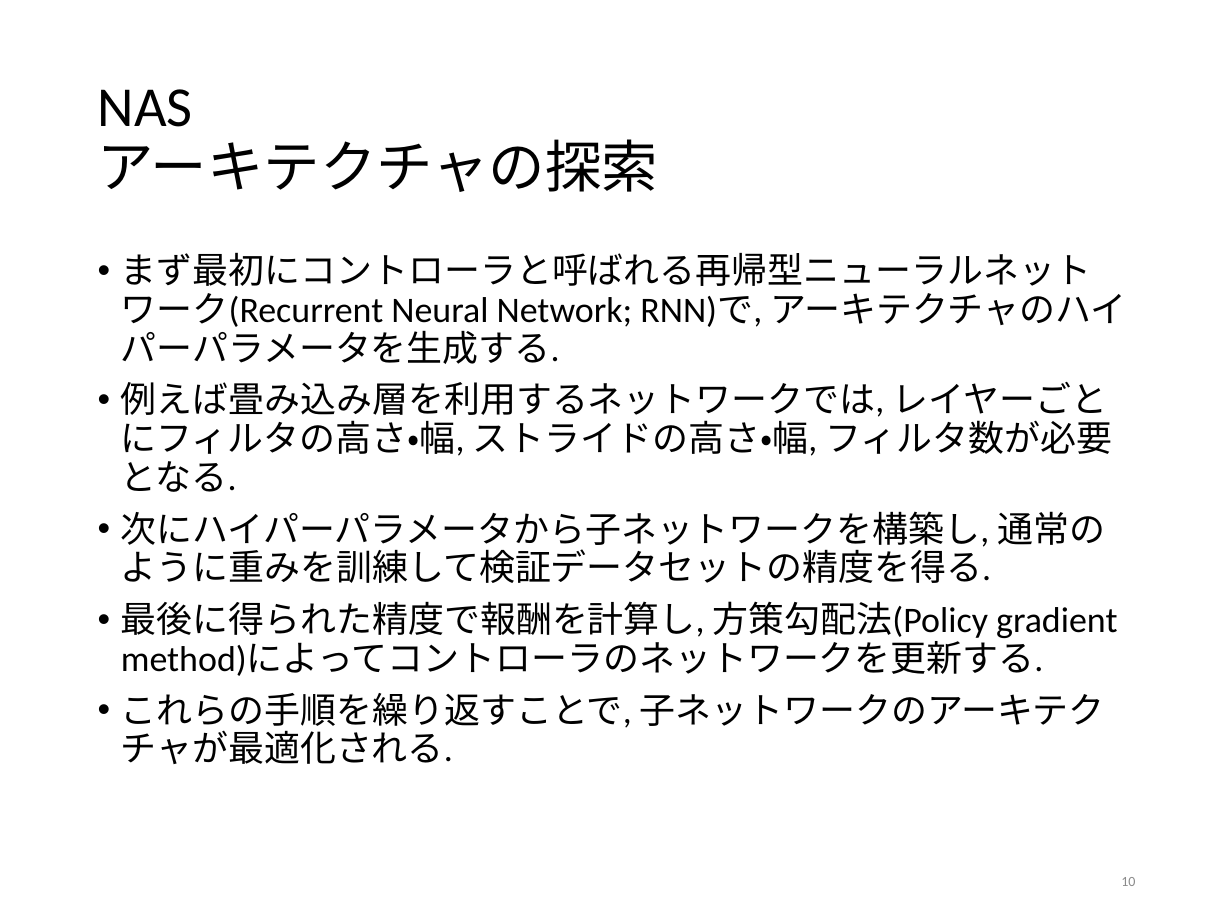
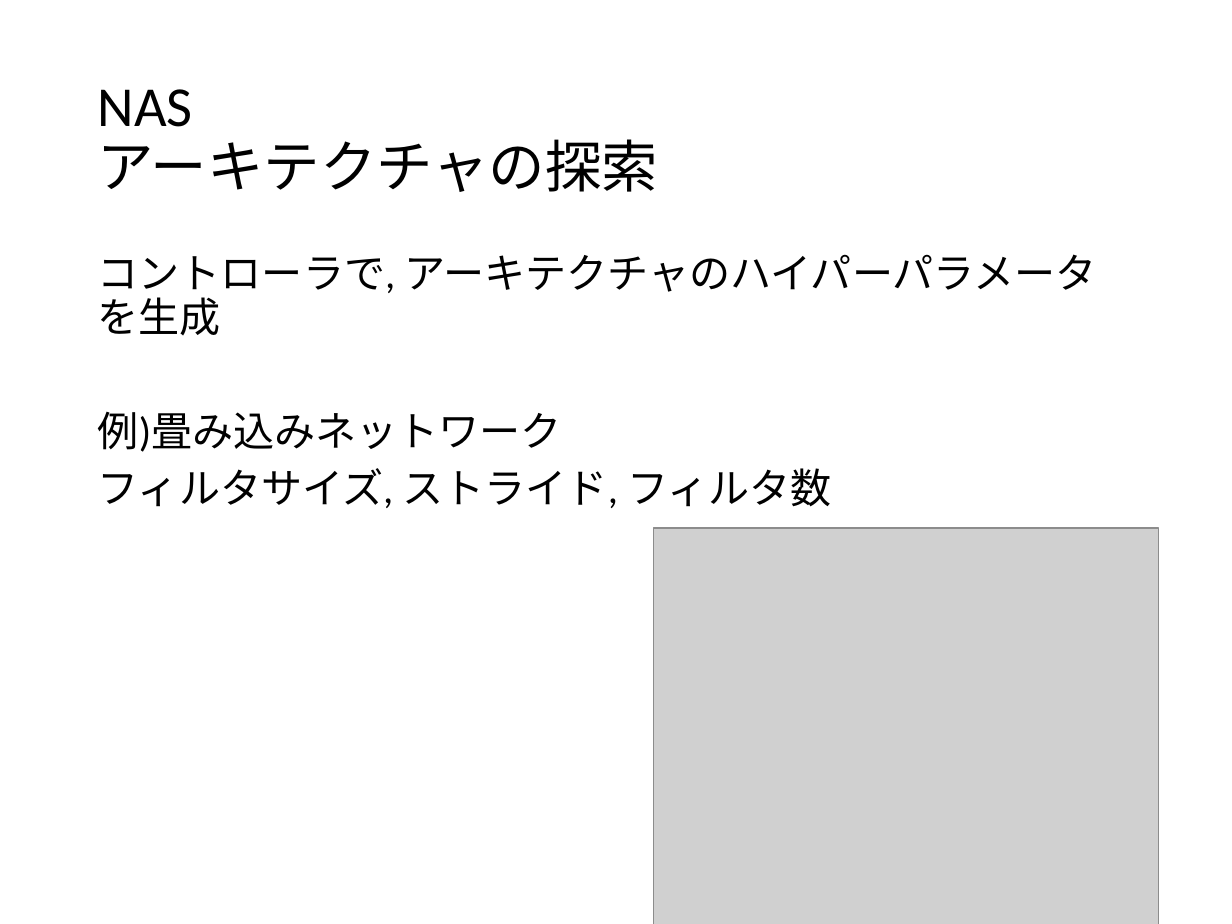
Before and after one commit to tatsuya-sugiyama/WeeklyReport, a slide deck: slide 17 of report/2020前期/2020sugiyama.pptx (slide 10 before the commit). Drawn at 1232x924 pixels with LibreOffice and Linux fonts; fonts in the diff are those of the drawing; grey boxes stand for pictures. Boxes give left, top, right and bottom in pixels: in the first picture for what was removed or moved away, otherwise in the second. Text is boxed around its words. In the diff, an @@ line names an element or a change of style, - is before the commit and + after.

```diff
--- a/report/2020前期/2020sugiyama.pptx
+++ b/report/2020前期/2020sugiyama.pptx
@@ text at <box>98,254,1097,508</box>: text changed; size 21 to 24 pt @@
-• まず最初にコントローラと呼ばれる再帰型ニューラルネットワーク(Recurrent Neural Network; RNN)で, アーキテクチャのハイパーパラメータを生成する.
-• 例えば畳み込み層を利用するネットワークでは, レイヤーごとにフィルタの高さ・幅, ストライドの高さ・幅, フィルタ数が必要となる.
-• 次にハイパーパラメータから子ネットワークを構築し, 通常のように重みを訓練して検証データセットの精度を得る.
-• 最後に得られた精度で報酬を計算し, 方策勾配法(Policy gradient method)によってコントローラのネットワークを更新する.
-• これらの手順を繰り返すことで, 子ネットワークのアーキテクチャが最適化される.
+コントローラで, アーキテクチャのハイパーパラメータを生成
+例)畳み込みネットワーク
+フィルタサイズ, ストライド, フィルタ数
@@ picture added at <box>654,529,1159,924</box> @@
@@ page number removed at <box>1121,877,1135,886</box> @@
-10
```
Also in this commit, not shown: 20 other slides changed, 23 slides added, 3 slides removed, 3 other files.
